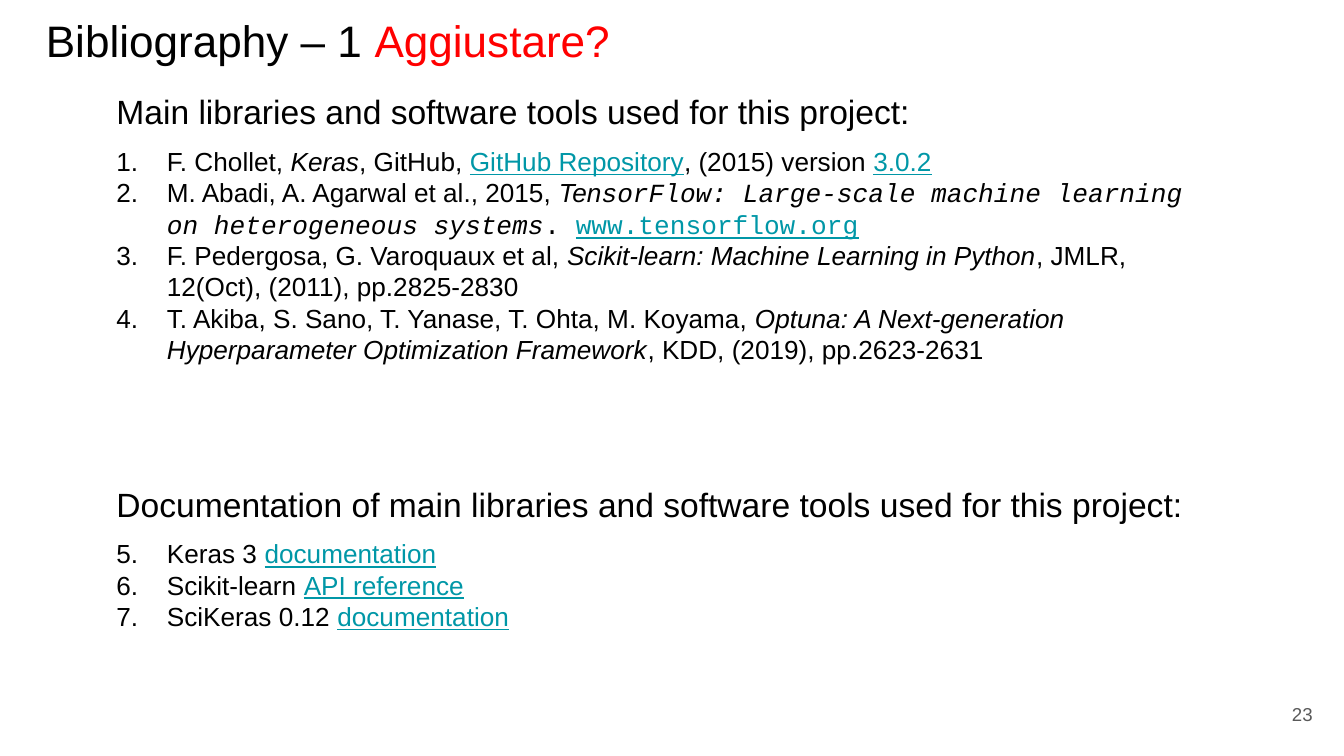
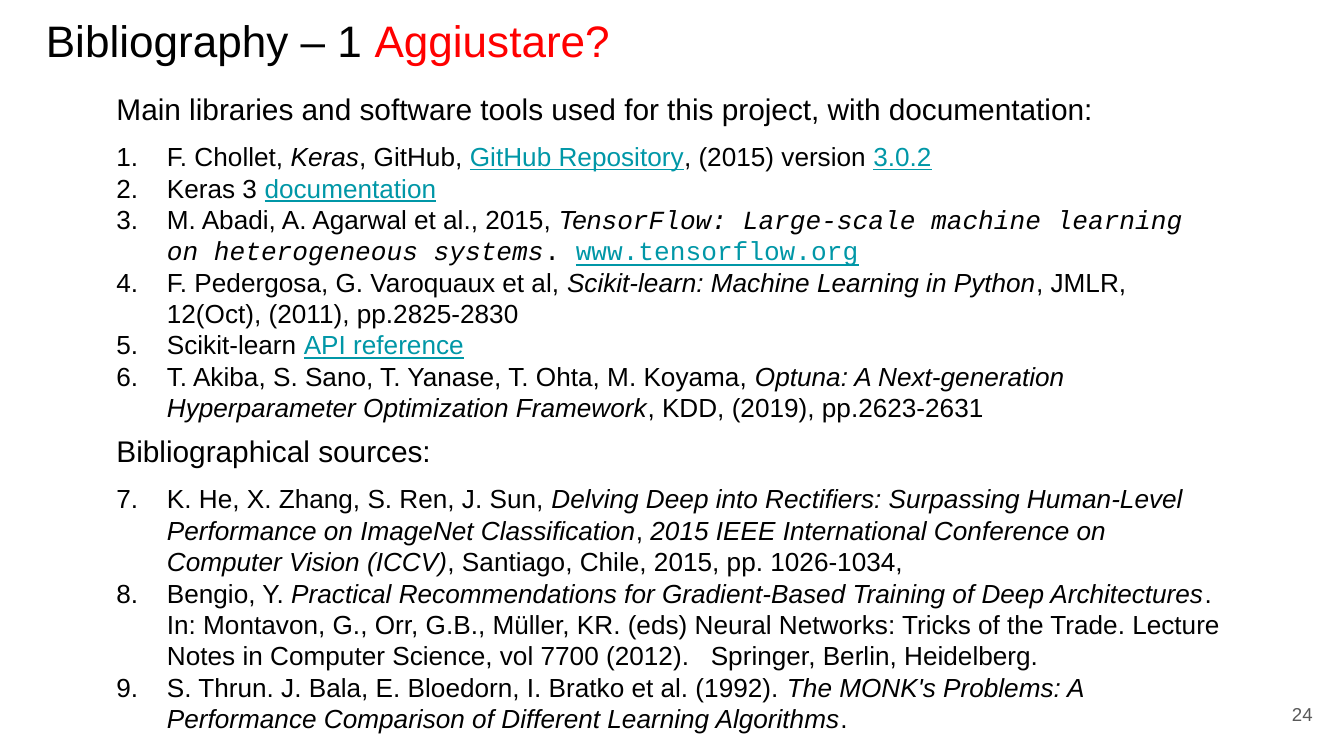
Before and after one commit to paolo-junior-mollica/machine-learning-project, a slide deck: slide 24 of relazione/ML-2023-PRJ-Slides-Demo.pptx (slide 23 before the commit). Drawn at 1344x756 pixels with LibreOffice and Linux fonts; fonts in the diff are those of the drawing. Boxes give left, top, right and bottom in pixels: in the first picture for what was removed or moved away, otherwise in the second. Text is boxed around its words. In the diff, an @@ line names an element or a change of style, - is before the commit and + after.

Commit message:
Updated report, with experimental schema on the validation schema for the CUP + removing references to MEE

```diff
--- a/relazione/ML-2023-PRJ-Slides-Demo.pptx
+++ b/relazione/ML-2023-PRJ-Slides-Demo.pptx
@@ text at [116,98,1093,126]: text changed; size 18 to 16 pt @@
-Main libraries and software tools used for this project:
+Main libraries and software tools used for this project, with documentation:
@@ text at [167,179,437,202]: paragraph added @@
+2. Keras 3 documentation
@@ text at [167,335,464,359]: paragraph added @@
+5. Scikit-learn API reference
@@ text added at [116,440,431,468], 16 pt, text #000000 @@
+Bibliographical sources:
@@ text removed at [116,492,1182,523] @@
-Documentation of main libraries and software tools used for this project:
@@ text added at [167,489,1219,734], 14 pt, text #000000, italic @@
+7. K. He, X. Zhang, S. Ren, J. Sun, Delving Deep into Rectifiers: Surpassing Human-Level Performance on ImageNet Classification, 2015 IEEE International Conference on Computer Vision (ICCV), Santiago, Chile, 2015, pp. 1026-1034,
+8. Bengio, Y. Practical Recommendations for Gradient-Based Training of Deep Architectures. In: Montavon, G., Orr, G.B., Müller, KR. (eds) Neural Networks: Tricks of the Trade. Lecture Notes in Computer Science, vol 7700 (2012). Springer, Berlin, Heidelberg.
+9. S. Thrun. J. Bala, E. Bloedorn, I. Bratko et al. (1992). The MONK's Problems: A Performance Comparison of Different Learning Algorithms.
@@ text removed at [167,544,509,630] @@
-5. Keras 3 documentation
-6. Scikit-learn API reference
-7. SciKeras 0.12 documentation
@@ page number at [1292,708,1313,721]: text changed @@
-23
+24
```
Also in this commit, not shown: 5 other slides changed, 1 slide added, 2 slides removed.
